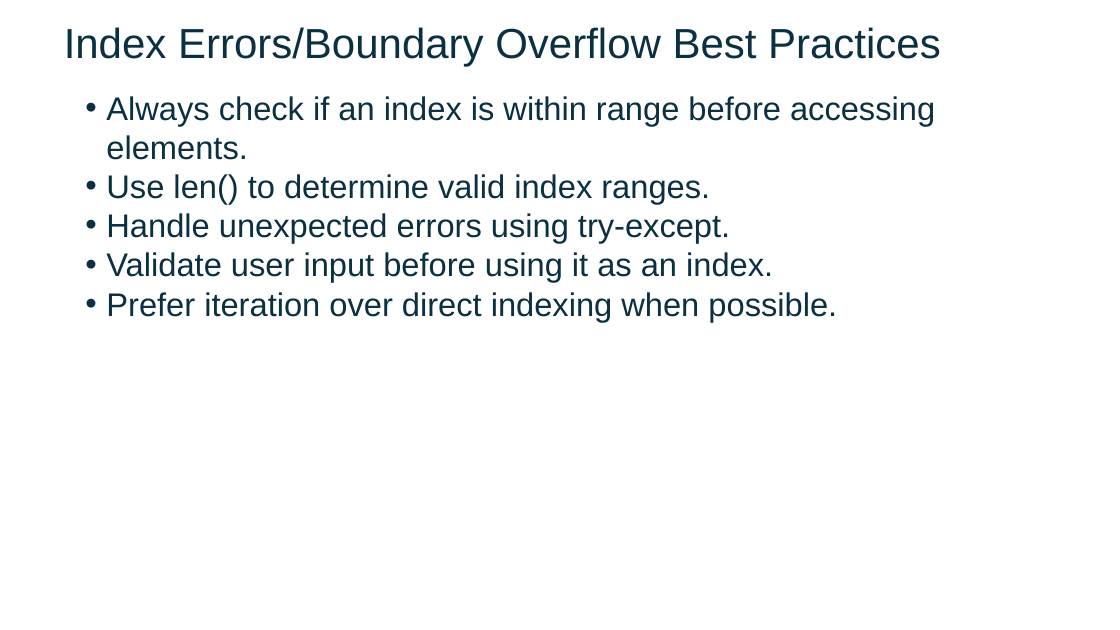
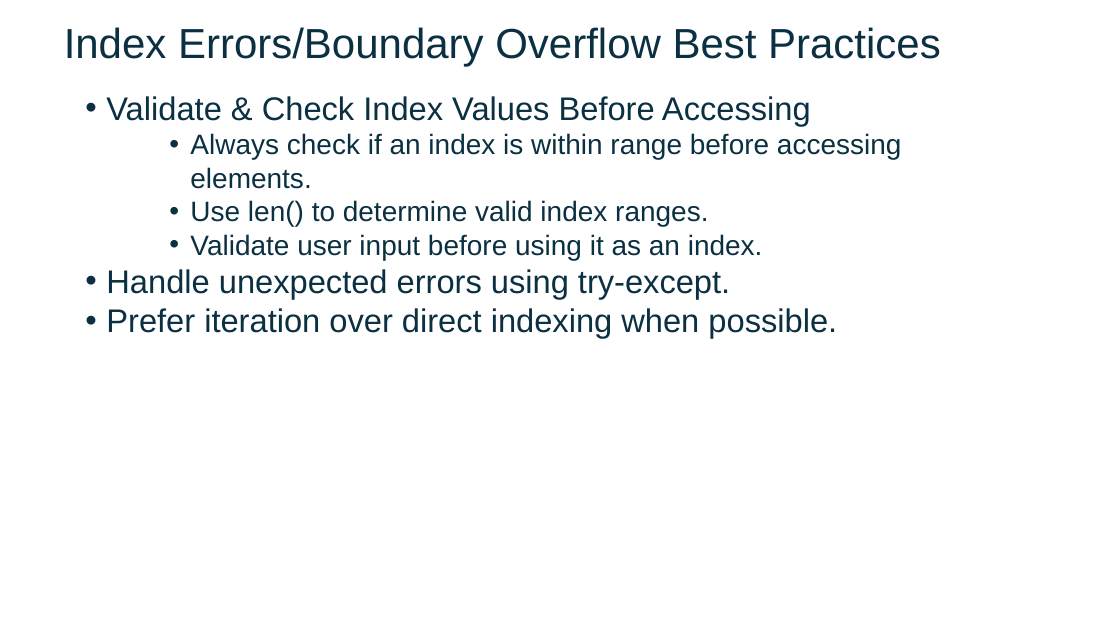
Before and after one commit to FSCJ-FacultyDev/SWC-Columbus-2025, a slide deck: slide 13 of Slides-Day2.pptx. Drawn at 1120x630 pixels with LibreOffice and Linux fonts; fonts in the diff are those of the drawing; background and template pictures are left out. Boxes give left, top, right and bottom in pixels: in the first picture for what was removed or moved away, otherwise in the second. Text is boxed around its words. In the diff, an @@ line names an element or a change of style, - is before the commit and + after.

```diff
--- a/Slides-Day2.pptx
+++ b/Slides-Day2.pptx
@@ text at (x1=106, y1=96, x2=811, y2=126): paragraph added @@
+• Validate & Check Index Values Before Accessing
@@ text at (x1=190, y1=133, x2=902, y2=226): size 28 to 24 pt in "Always check if an index is within ...", "Use len() to determine valid index ranges."; list level 1 to 3 in "Always check if an index ..."; list level 1 to 3 in "Use len() to determine valid ..." @@
@@ text at (x1=190, y1=234, x2=763, y2=260): paragraph added @@
+    • Validate user input before using it as an index.
@@ text at (x1=106, y1=252, x2=773, y2=282): paragraph removed @@
-• Validate user input before using it as an index.
```
Also in this commit, not shown: 4 other slides changed, 2 slides added.
